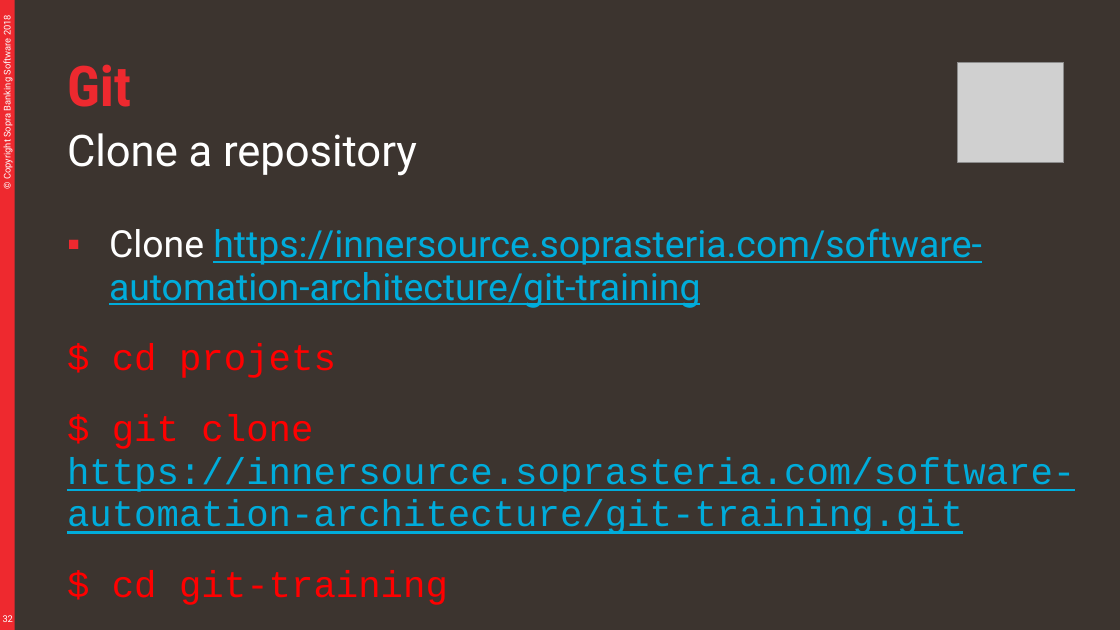
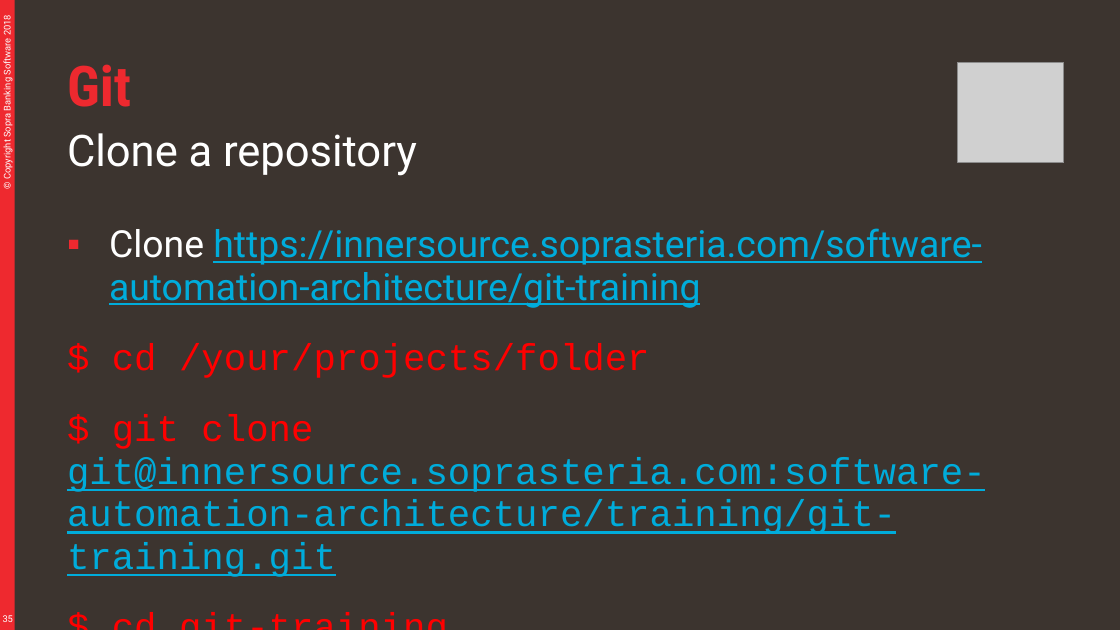
Before and after one commit to divesh979/murari, a slide deck: slide 35 of material/Git.pptx (slide 32 before the commit). Drawn at 1120x630 pixels with LibreOffice and Linux fonts; fonts in the diff are those of the drawing; grey boxes stand for pictures. Boxes give left, top, right and bottom in pixels: in the first picture for what was removed or moved away, otherwise in the second. Text is boxed around its words. In the diff, an @@ line names an element or a change of style, - is before the commit and + after.

```diff
--- a/material/Git.pptx
+++ b/material/Git.pptx
@@ text at [67,344,986,577]: text changed @@
-$ cd projets
-$ git clone https://innersource.soprasteria.com/software-automation-architecture/git-training.git
+$ cd /your/projects/folder
+$ git clone git@innersource.soprasteria.com:software-automation-architecture/training/git-training.git
@@ page number at [3,615,13,622]: text changed @@
-32
+35
```
Also in this commit, not shown: 17 other slides changed, 3 slides added, 2 other files.
